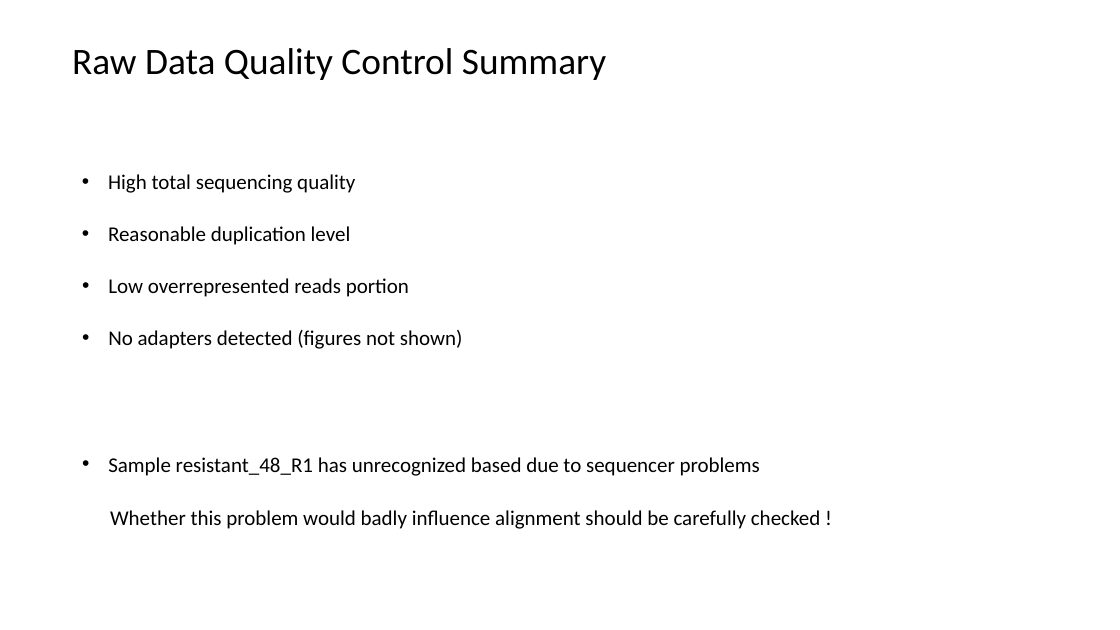
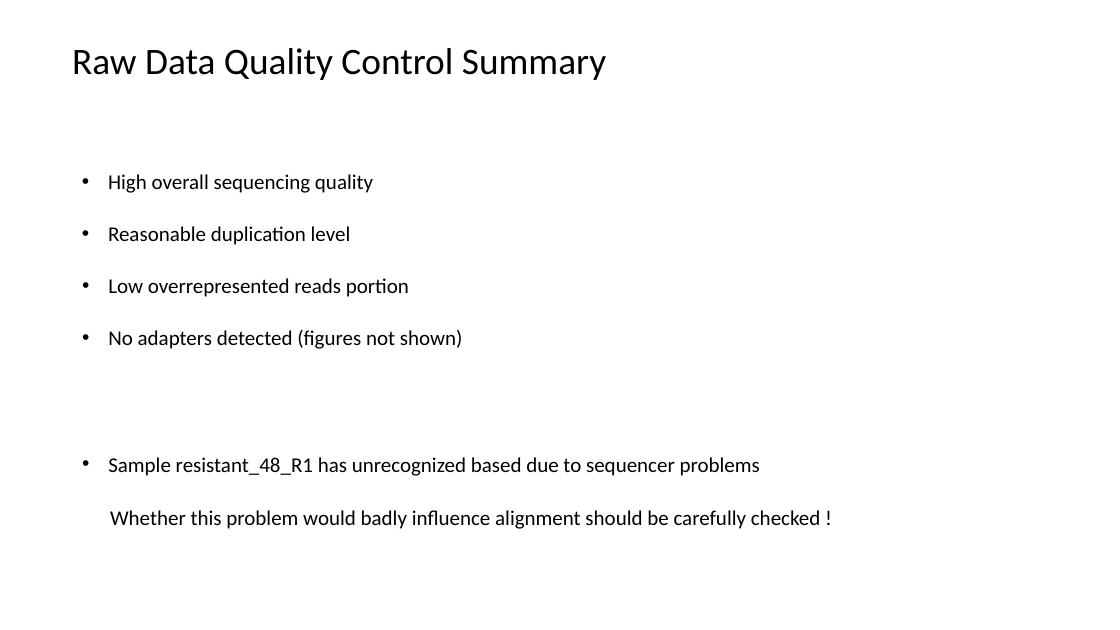
Before and after one commit to georgedashen/ANGSD_final, a slide deck: slide 26 of ANGSD_final.pptx (slide 10 before the commit). Drawn at 1120x630 pixels with LibreOffice and Linux fonts; fonts in the diff are those of the drawing. Boxes give left, top, right and bottom in pixels: in the first picture for what was removed or moved away, otherwise in the second. Text is boxed around its words. In the diff, an @@ line names an element or a change of style, - is before the commit and + after.

```diff
--- a/ANGSD_final.pptx
+++ b/ANGSD_final.pptx
@@ text at [108,174,373,193]: text changed @@
-• High total sequencing quality
+• High overall sequencing quality
```
Also in this commit, not shown: 8 other slides changed, 4 slides added, 1 other file.
